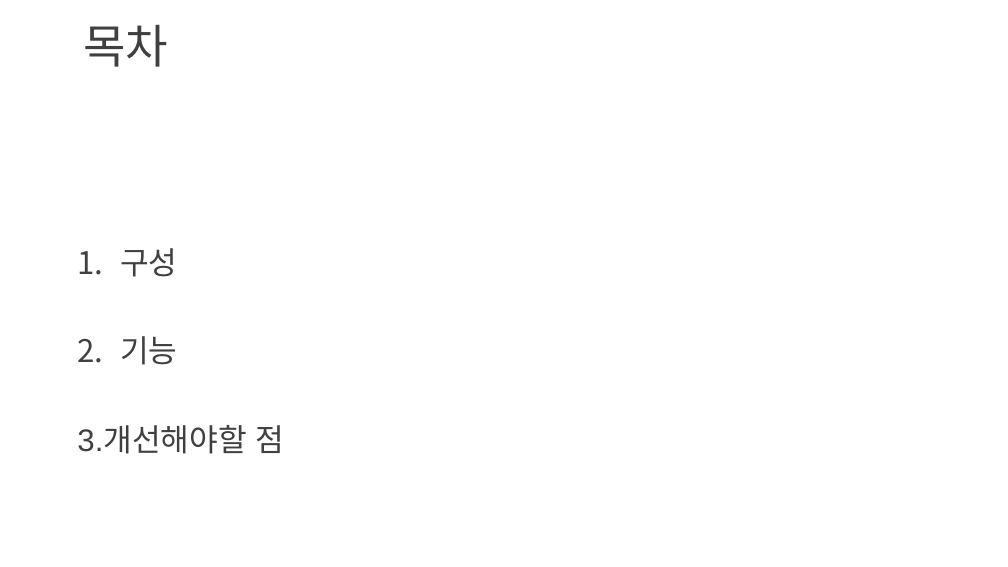
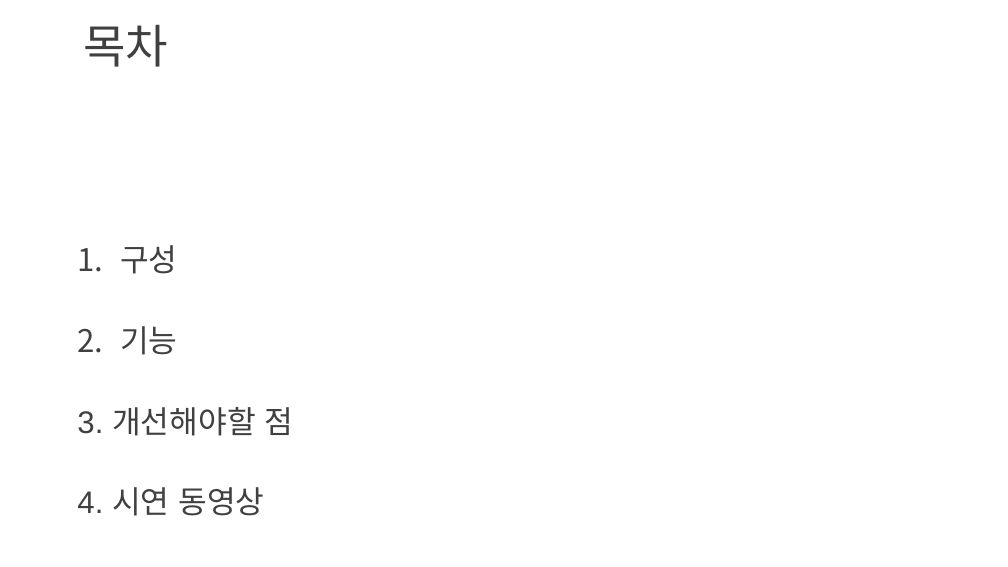
Before and after one commit to kutmicro/2015136108, a slide deck: slide 2 of HR_Car_최종 발표.pptx. Drawn at 1008x567 pixels with LibreOffice and Linux fonts; fonts in the diff are those of the drawing; background and template pictures are left out. Boxes give left, top, right and bottom in pixels: in the first picture for what was removed or moved away, otherwise in the second. Text is boxed around its words. In the diff, an @@ line names an element or a change of style, - is before the commit and + after.

```diff
--- a/HR_Car_최종 발표.pptx
+++ b/HR_Car_최종 발표.pptx
@@ text at (x1=120, y1=245, x2=177, y2=355): line spacing 0.9 to 0.8 @@
@@ text at (x1=77, y1=407, x2=294, y2=516): text changed @@
-3.개선해야할 점
+3. 개선해야할 점
+4. 시연 동영상
```
Also in this commit, not shown: 1 slide added.
